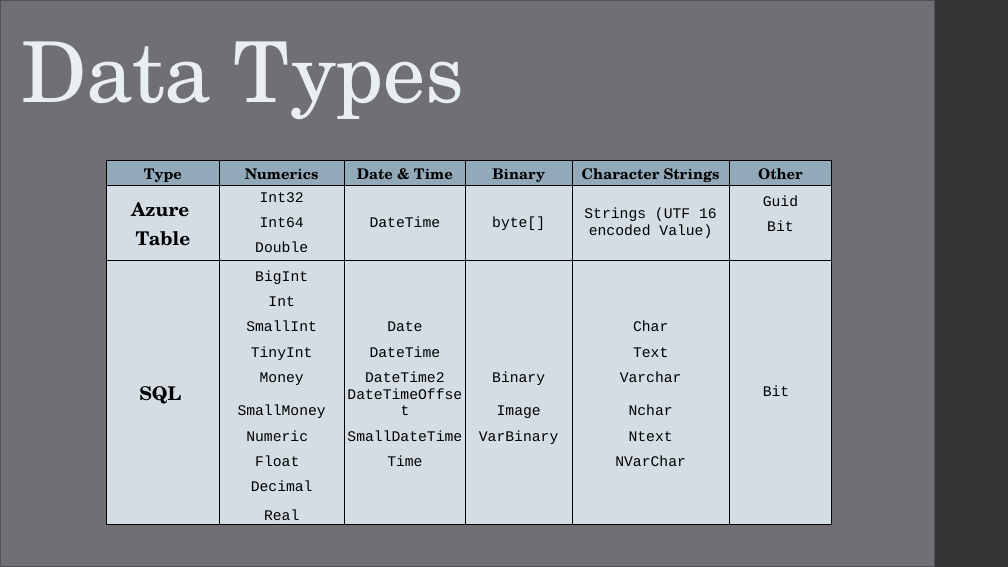
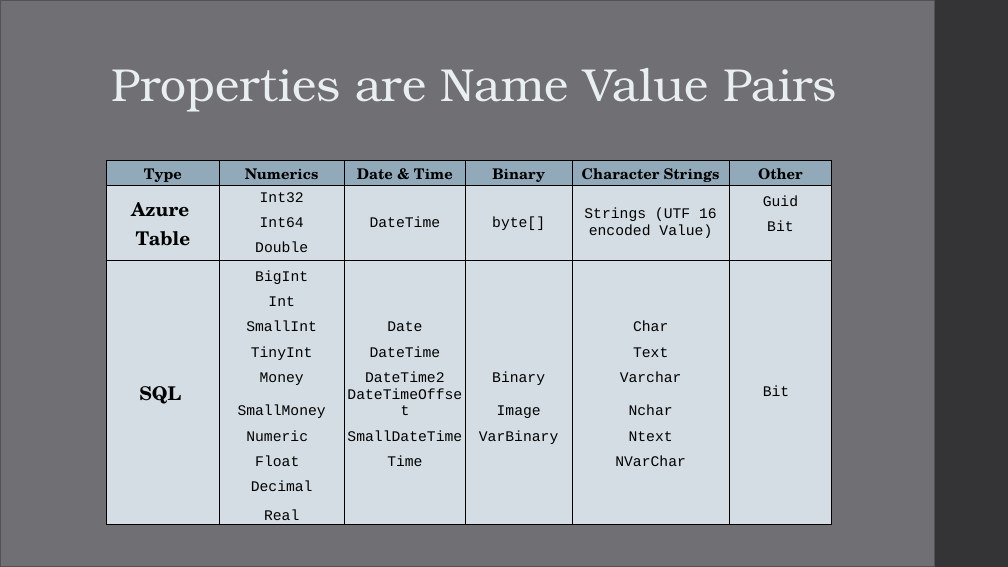
Before and after one commit to CaitieM20/DotNetConf, a slide deck: slide 9 of Patterns & Best Practices For Moving From RDBMS to Azure Storage.pptx (slide 11 before the commit). Drawn at 1008x567 pixels with LibreOffice and Linux fonts; fonts in the diff are those of the drawing. Boxes give left, top, right and bottom in pixels: in the first picture for what was removed or moved away, otherwise in the second. Text is boxed around its words. In the diff, an @@ line names an element or a change of style, - is before the commit and + after.

```diff
--- a/Patterns & Best Practices For Moving From RDBMS to Azure Storage.pptx
+++ b/Patterns & Best Practices For Moving From RDBMS to Azure Storage.pptx
@@ title removed at (x1=21, y1=41, x2=464, y2=119) @@
-Data Types
@@ text added at (x1=112, y1=68, x2=836, y2=112), 44 pt, text #E9EEF1 @@
+Properties are Name Value Pairs
```
Also in this commit, not shown: 13 other slides changed, 14 slides added, 13 slides removed, 3 other files.
